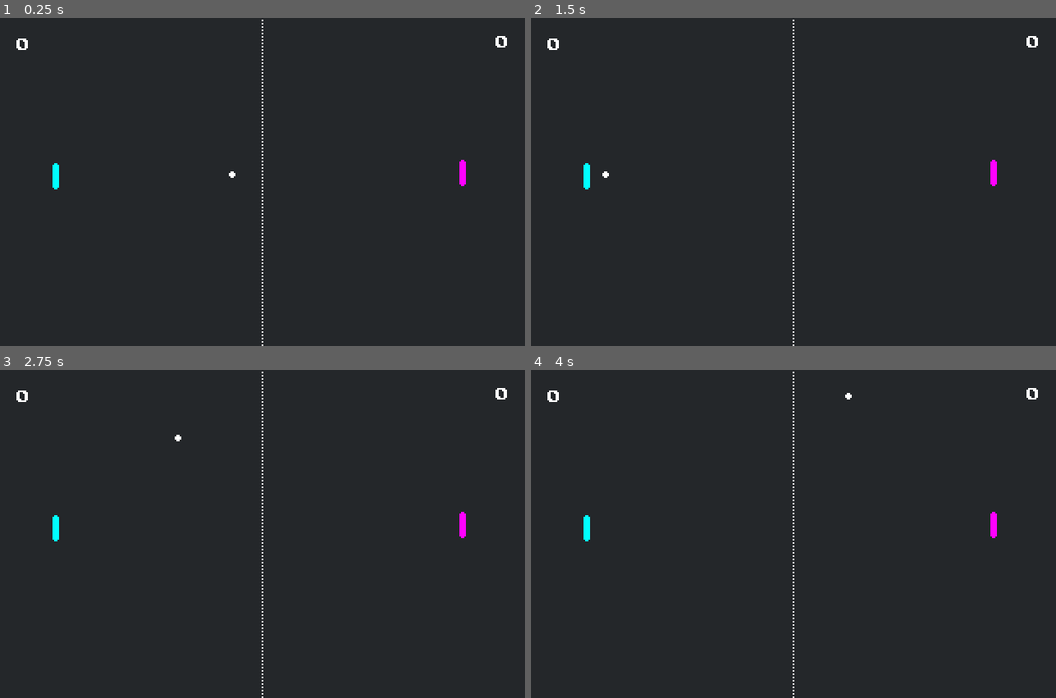
Above: before the commit, frames 1-4 (two rows, left to right).
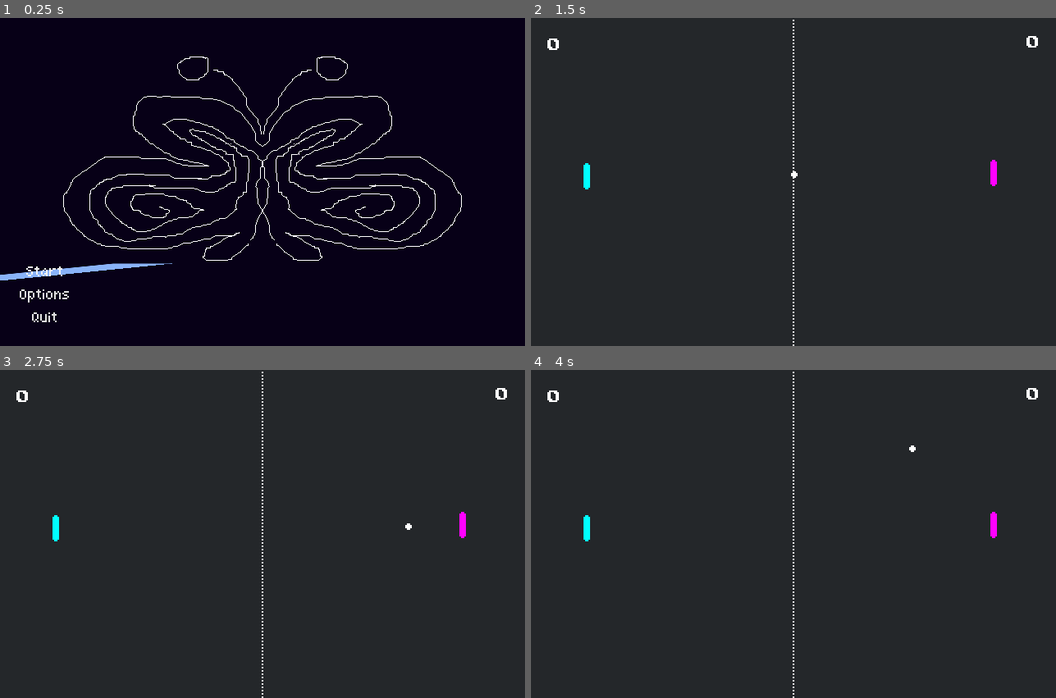
Above: after the commit, the same moments.

Repository: GustavoScardovelliSiqueroli/pong-game-godot
Game: Godot game, scene res://cenas/menu.tscn
Two runs of this game, one before a commit and one after it. Both use one fixed random seed, a clock stepped at 60 frames per second and the inputs below. Before the commit the project starts from res://cenas/ball.tscn.
Inputs (mouse positions are in pixels of both pictures, inside the frame that each line leads up to):
- Up to frame 1 (0.25 s): no input
- Up to frame 2 (1.5 s): click (578, 273) at 0.5 s, where only the run after the commit has a clickable "Start"; tap Enter at 1.25 s
- Up to frame 3 (2.75 s): tap Space at 2 s
- Up to frame 4 (4 s): no input

The runs differ from the first frame. In frame 1, 100% of the frame differs, in the area x 0-100%, y 0-100%; in frame 2, less than 0.1%; in frame 3, less than 0.1%; in frame 4, less than 0.1%.

Commit message:
feat: start timer to every single round

Diff:
--- a/cenas/ball.tscn
+++ b/cenas/ball.tscn
@@ -15,3 +15,8 @@
 
 [node name="Collision" type="CollisionShape2D" parent="."]
 shape = SubResource("2")
+
+[node name="Timer" type="Timer" parent="."]
+one_shot = true
+
+[connection signal="timeout" from="Timer" to="." method="_on_timer_timeout"]
--- a/logic/ball.gd
+++ b/logic/ball.gd
@@ -3,10 +3,11 @@
 const DEFAULT_SPEED = 150
 
 var _speed = DEFAULT_SPEED
-var direction = Vector2.LEFT
+var direction = Vector2(0,0)
 @onready var _initial_pos = position
 
-
+func _ready() -> void:
+	reset()
 
 func _process(delta):
 	# delta e em torno de 0.016;
@@ -29,8 +30,18 @@
 	# nao somar muitas casas na position;
 	position += _speed * delta * direction
 
+func reset():
+	position = _initial_pos
+	direction = Vector2(0,0)
+	$Timer.start()
 
-func reset():
-	direction = Vector2.LEFT
-	position = _initial_pos
+func _on_timer_timeout() -> void:
+	print("PENIS")
+	direction = randomize_direction()
 	_speed = DEFAULT_SPEED
+
+func randomize_direction() -> Vector2:
+	if randi() % 2 == 0:
+		return Vector2.LEFT
+	else:
+		return Vector2.RIGHT
--- a/project.godot
+++ b/project.godot
@@ -14,7 +14,7 @@
 config/description="A simple Pong game. This demo shows best practices
 for game development in Godot, including signals."
 config/tags=PackedStringArray("2d", "demo", "official")
-run/main_scene="pong.tscn"
+run/main_scene="res://cenas/menu.tscn"
 config/features=PackedStringArray("4.3")
 config/icon="res://icon.webp"
 
